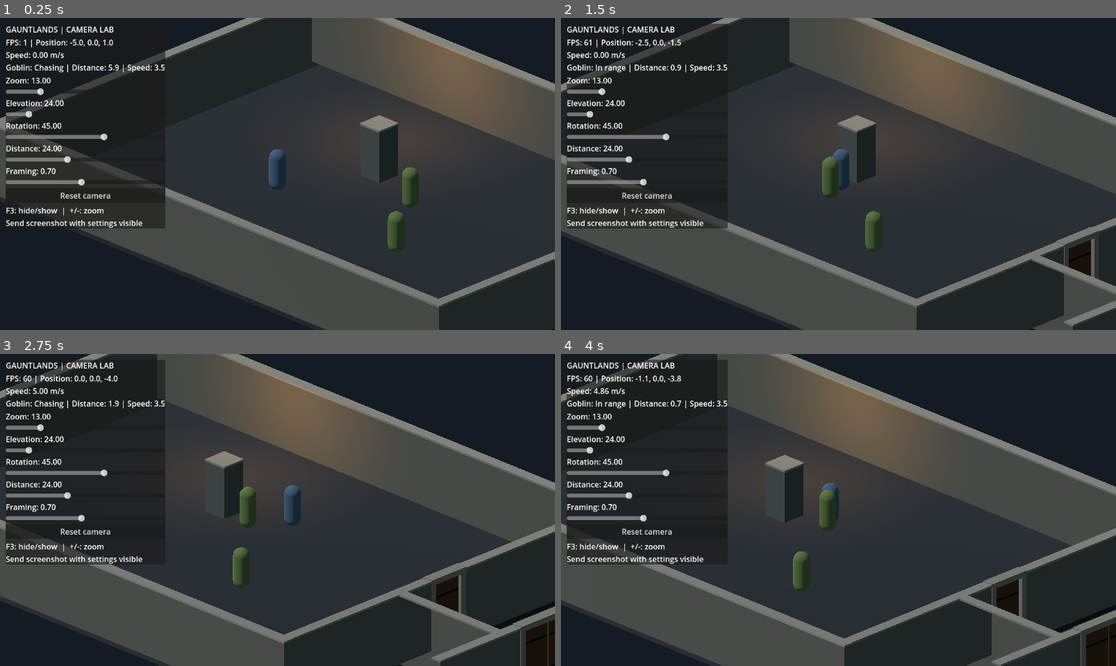
Above: before the commit, frames 1-4 (two rows, left to right).
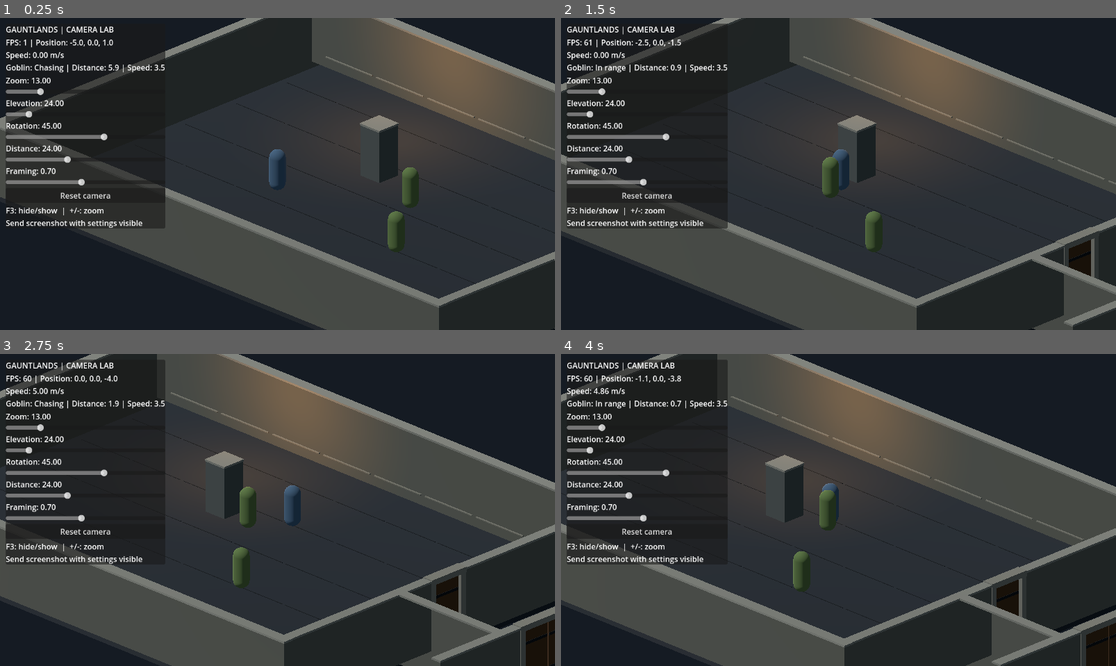
Above: after the commit, the same moments.

Repository: Jonty303/Project-Gauntlands
Game: Godot game, scene res://scenes/experiment_25d.tscn
The game is run twice, just before and just after one commit, with the same random seed, the same clock (stepped at 60 frames per second) and the same inputs. This scene is started directly instead of the project's main scene.
Inputs (mouse positions are in pixels of both pictures, inside the frame that each line leads up to):
- Up to frame 1 (0.25 s): no input
- Up to frame 2 (1.5 s): tap Enter (ui_accept) at 0.5, 0.77 s; move the mouse to (960, 158) at 0.52 s; hold D (move_right) 0.53-1.25 s; hold Space (attack) 0.53-1.25 s; click (960, 158) at 0.67 s; drag from (727, 189) to (810, 236) at 1.27 s
- Up to frame 3 (2.75 s): move the mouse to (333, 441) at 2.02 s; hold D (move_right) from 2.03 s (still down); tap Q (target_previous) at 2.1 s
- Up to frame 4 (4 s): release D (move_right) at 2.75 s; drag from (810, 572) to (672, 463) at 2.77 s; move the mouse to (1005, 556) at 3.52 s; hold A (move_left) from 3.53 s (still down); hold Space (attack) from 3.53 s (still down); tap Enter (ui_accept) at 3.77 s

The runs differ from the first frame. In frame 1, 0.3% of the frame differs, in the area x 34-100%, y 12-70%; in frame 2, 0.3%, in the area x 31-100%, y 12-72%; in frame 3, 0.3%; in frame 4, 0.3%.

Commit message:
Add simple stone floor joints, wall courses and brazier dressing

Diff:
--- a/scripts/experiment_25d.gd
+++ b/scripts/experiment_25d.gd
@@ -48,6 +48,7 @@
     _make_box("SecondEast", Vector3(30,1.55,0), Vector3(0.45,WALL_HEIGHT,13), Color("#77796f"))
     _setup_room_concealment()
     _make_box("Pillar", Vector3(-3,1.15,-3), Vector3(1.1,2.3,1.1), Color("#666d6c"))
+    _decorate_start_room()
     hero = _make_actor("Hero", Vector3(-5,0,1), Color("#587b9c"))
     for position in [Vector3(1,0,-2),Vector3(3,0,2),Vector3(24,0,0)]:
         goblins.append(_make_actor("Goblin",position,Color("#769557")))
@@ -83,6 +84,18 @@
     torch.light_energy = 2.2
     torch.omni_range = 8.0
     add_child(torch)
+
+func _decorate_start_room() -> void:
+    # Low-profile stone courses give the room a first masonry treatment.
+    for x in range(-11, 12, 3):
+        _make_box("NorthStoneCourse", Vector3(float(x), 0.5, -9.22), Vector3(2.75, 0.045, 0.07), Color("#969588"), false)
+        _make_box("SouthStoneCourse", Vector3(float(x), 0.5, 9.22), Vector3(2.75, 0.045, 0.07), Color("#969588"), false)
+    for x in range(-11, 12, 3):
+        for z in range(-7, 8, 3):
+            _make_box("FloorJoint", Vector3(float(x), 0.005, float(z)), Vector3(2.85, 0.012, 0.035), Color("#22282d"), false)
+    # A small stone plinth and an iron brazier beside the first doorway.
+    _make_box("BrazierPlinth", Vector3(10.6,0.24,-3.0), Vector3(0.9,0.48,0.9), Color("#66675f"))
+    _make_box("BrazierBowl", Vector3(10.6,0.58,-3.0), Vector3(0.7,0.2,0.7), Color("#292a29"), false)
 
 func _physics_process(delta: float) -> void:
     var direction := Input.get_vector("move_left","move_right","move_up","move_down")
